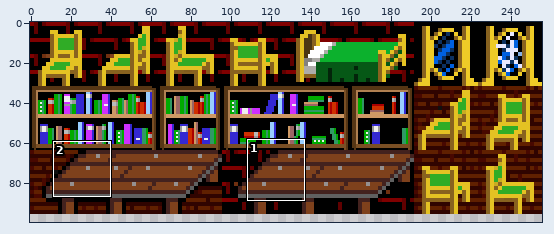
One commit to this sprite sheet: graphics/furniture.gif. The picture above shows the old version from afar; the outline marks the close-up.
Close-up. Before the edit:
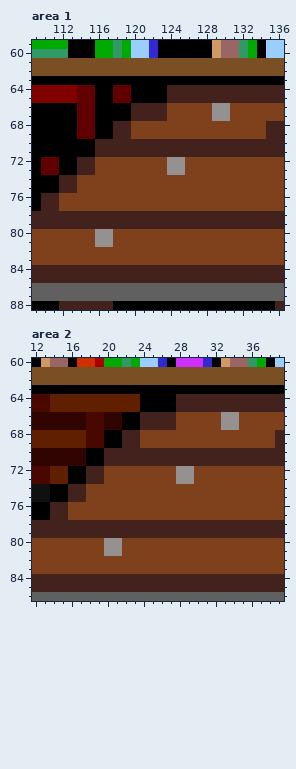
The file is 256x128 pixels. Colours within 5 levels of each other are drawn and written as one. Shown: area 1: x 109..136, y 59..88; area 2: x 12..39, y 60..86. The wide view leaves out empty margins.
After the commit:
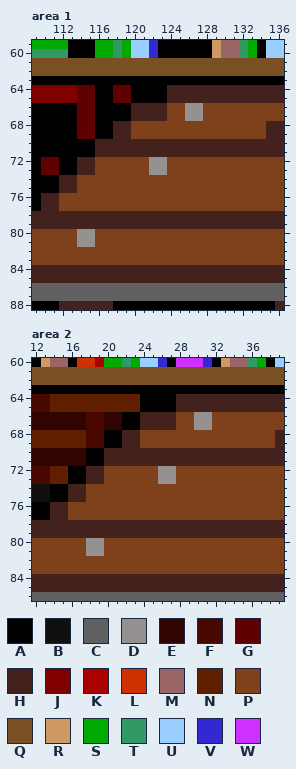
Palette (. is transparent): A #000000  B #101010  C #606060  D #959191  E #300400  F #480800  G #600000  H #43221e  J #800000  K #aa0000  L #ce3000  M #996565  N #602000  P #7e411c  Q #7a4f24  R #ce9965  S #00aa00  T #309965  U #99ceff  V #3428d2  W #ce30ff
Difference:
Area 1:
y 66..67: x 126..127 PP -> DD; x 129..130 DD -> PP
y 72..73: x 122..125 PPDD -> DDPP
y 80..81: x 114..117 PPDD -> DDPP
Area 2:
y 66..67: x 30..31 PP -> DD; x 33..34 DD -> PP
y 72..73: x 26..29 PPDD -> DDPP
y 80..81: x 18..21 PPDD -> DDPP
